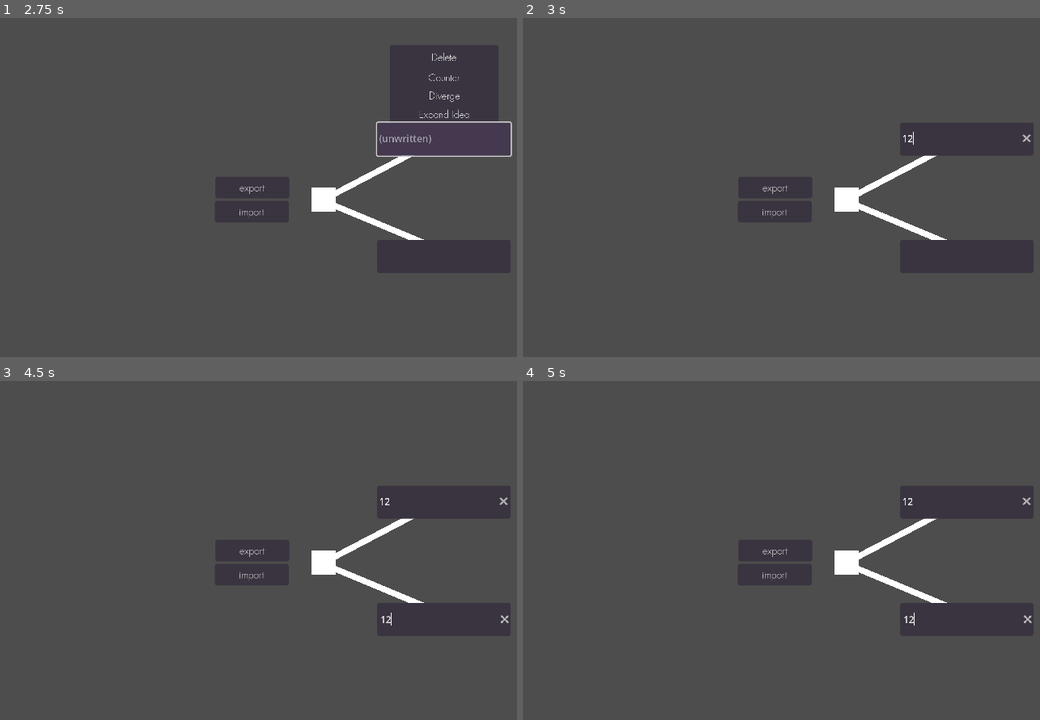
Above: before the commit, frames 1-4 (two rows, left to right).
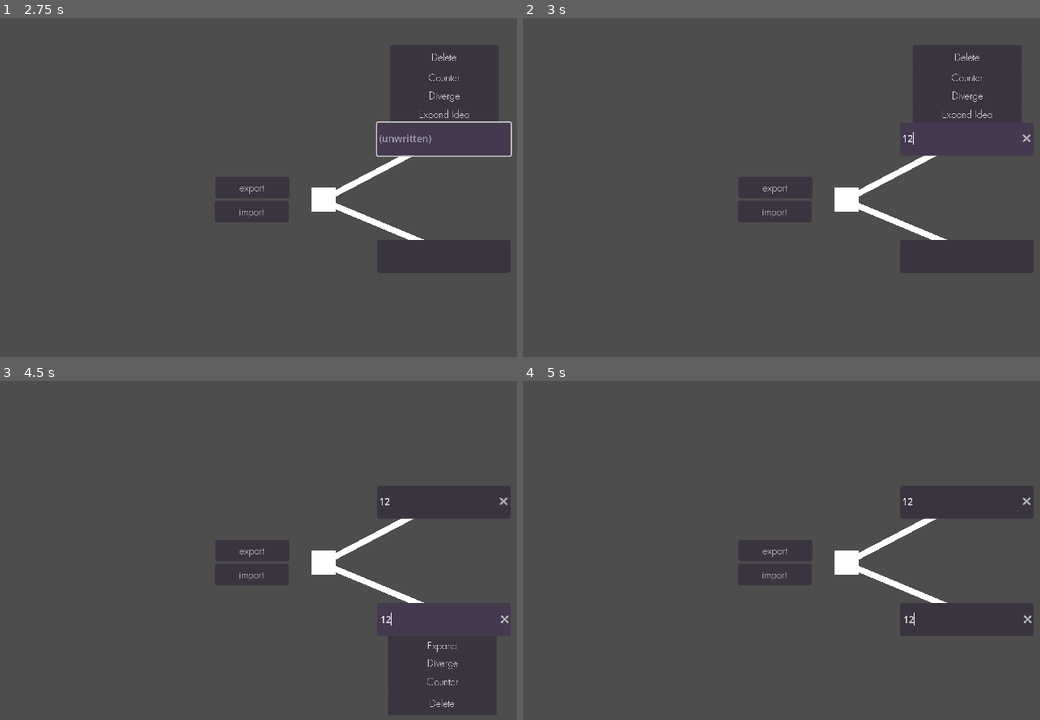
Above: after the commit, the same moments.

Repository: eqgy/understandingtree
Game: Godot game, scene res://understanding tree.tscn
The game is run twice, just before and just after one commit, with the same random seed, the same clock (stepped at 60 frames per second) and the same inputs.
Inputs (mouse positions are in pixels of both pictures, inside the frame that each line leads up to):
- Up to frame 1 (2.75 s): click "export" at 0.5 s; click "import" at 1.25 s; click (444, 140) at 2 s
- Up to frame 2 (3 s): click (967, 140) at 2.77 s; type "12" at 2.85 s
- Up to frame 3 (4.5 s): click (444, 618) at 3.5 s; click (444, 618) at 4.27 s; type "12" at 4.35 s
- Up to frame 4 (5 s): no input

Frame 1 is identical in both runs. In frame 2, 4.7% of the frame differs, in the area x 75-97%, y 8-31%; in frame 3, 4.8%, in the area x 75-97%, y 75-99%; in frame 4, nothing differs.

Commit message:
fixed all the broken buttons :(

Diff:
--- a/application iterations/iteration 1/a node.tscn
+++ b/application iterations/iteration 1/a node.tscn
@@ -190,6 +190,7 @@
 
 [node name="LineEdit" type="LineEdit" parent="problem"]
 visible = false
+layout_mode = 0
 offset_left = 5.0
 offset_top = 3.0
 offset_right = 220.0
--- a/application iterations/iteration 1/a_node.gd
+++ b/application iterations/iteration 1/a_node.gd
@@ -103,6 +103,7 @@
 	add_custom_line_edit_to_child(2)  # <-- Highlighted change
 
 func solution_diverge():
+	print("IM TRYING")
 	var child = load("res://a node.tscn").instantiate()
 	var position_offset = Vector2(0, -400 * (solution_diverges+1))
 	child.position = position_offset
--- a/application iterations/iteration 1/leaf.gd
+++ b/application iterations/iteration 1/leaf.gd
@@ -9,17 +9,15 @@
 func _input(event):
 	if button_pressed == true:
 		if event is InputEventMouseButton and event.pressed:
-			await get_tree().create_timer(.1).timeout
+			await get_tree().create_timer(.4).timeout
 			emit_signal("toggled", button_pressed)
 			button_pressed = false
 
 # Called every frame. 'delta' is the elapsed time since the previous frame.
 func _process(delta):
 	if button_pressed == true:
-		print("yuh")
 		text_retainer = text
 		text = ""
-		print(lineedit)
 		lineedit.visible = true
 
 	if Input.is_action_just_pressed("enter"):
--- a/application iterations/iteration 1/understanding tree.tscn
+++ b/application iterations/iteration 1/understanding tree.tscn
@@ -22,6 +22,7 @@
 [node name="ColorRect2" type="ColorRect" parent="Control"]
 visible = false
 z_index = -5
+layout_mode = 0
 offset_left = -2053.0
 offset_top = -2211.0
 offset_right = 4546.0
